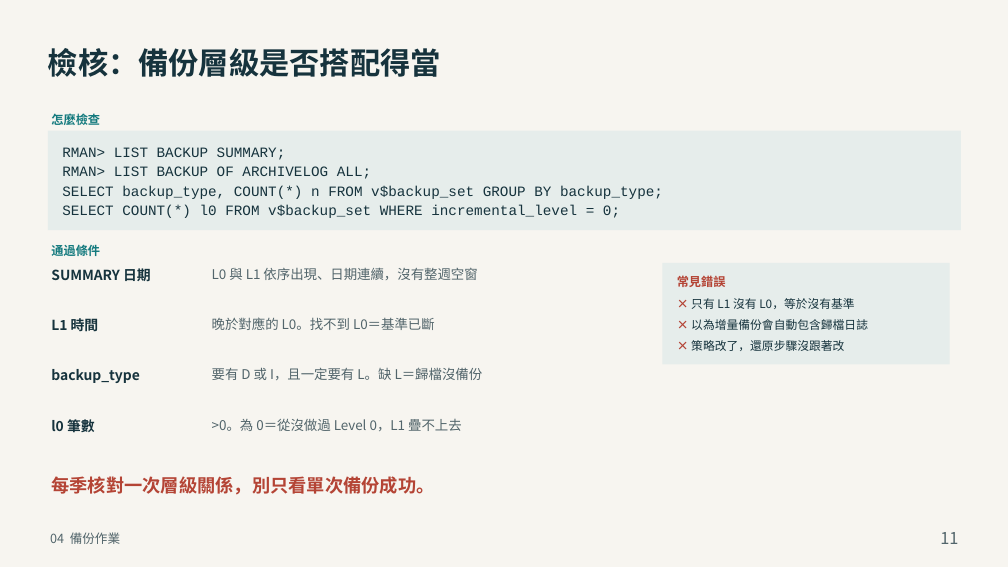
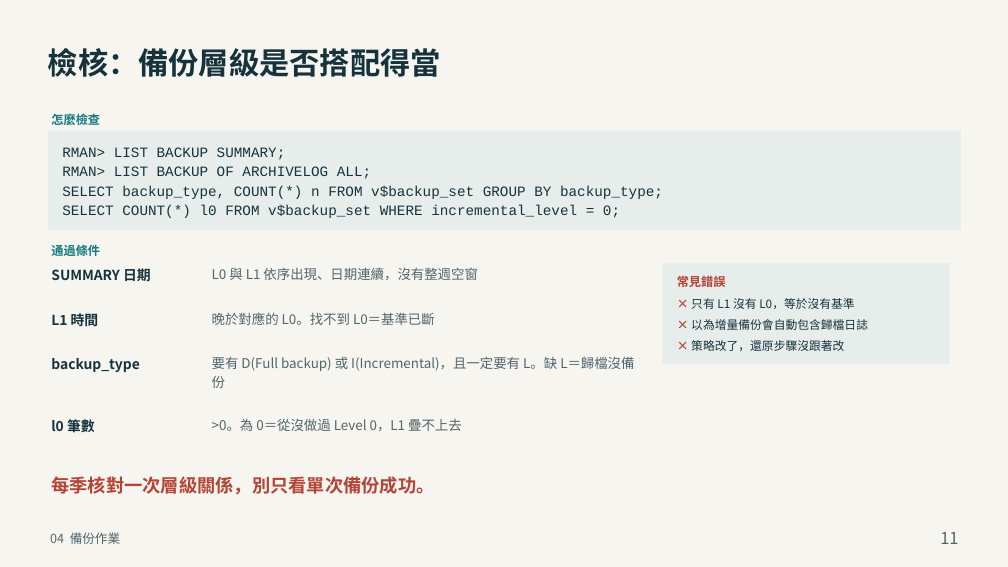
Before and after one commit to YouAreTheBlueSky/Oracle-DBA-Training-Docs, a slide deck: slide 11 of deliver_beginner/04_Oracle_DBA_備份與復原.pptx. Drawn at 1008x567 pixels with LibreOffice and Linux fonts; fonts in the diff are those of the drawing. Boxes give left, top, right and bottom in pixels: in the first picture for what was removed or moved away, otherwise in the second. Text is boxed around its words. In the diff, an @@ line names an element or a change of style, - is before the commit and + after.

```diff
--- a/deliver_beginner/04_Oracle_DBA_備份與復原.pptx
+++ b/deliver_beginner/04_Oracle_DBA_備份與復原.pptx
@@ text "L1 時間": place and size @@
-text "L1 時間" at <box>51,317,99,335</box>
+text "L1 時間" at <box>51,311,99,329</box>
@@ text "晚於對應的 L0。找不到 L0＝基準已斷": place and size @@
-text "晚於對應的 L0。找不到 L0＝基準已斷" at <box>212,317,435,330</box>
+text "晚於對應的 L0。找不到 L0＝基準已斷" at <box>212,312,435,325</box>
@@ text "backup_type": place and size @@
-text "backup_type" at <box>51,369,139,383</box>
+text "backup_type" at <box>51,358,139,372</box>
@@ text at <box>212,357,634,388</box>: text changed @@
-要有 D 或 I，且一定要有 L。缺 L＝歸檔沒備份
+要有 D(Full backup) 或 I(Incremental)，且一定要有 L。缺 L＝歸檔沒備份
```
Also in this commit, not shown: 9 other slides changed, 5 other files.
